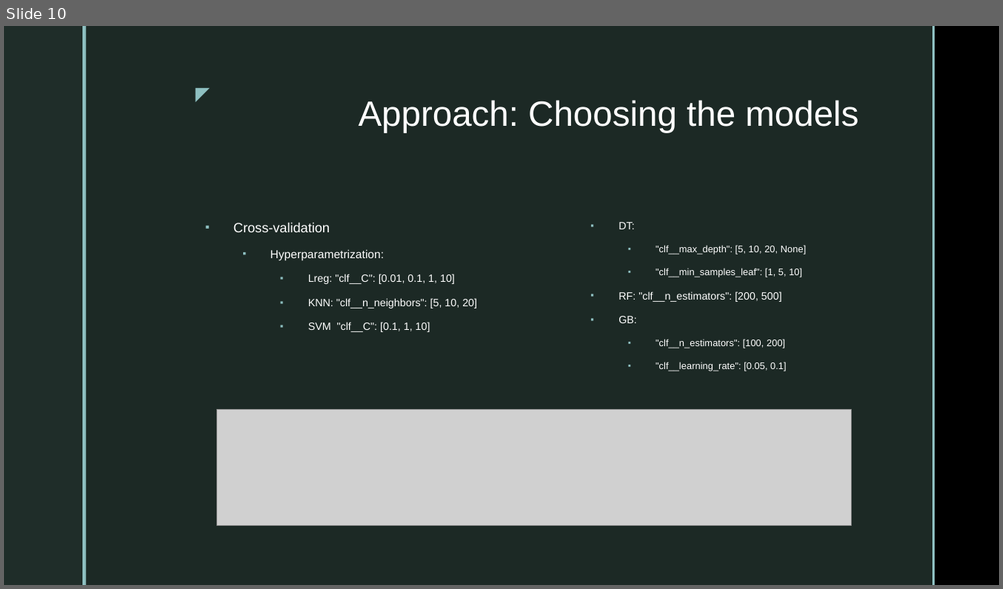
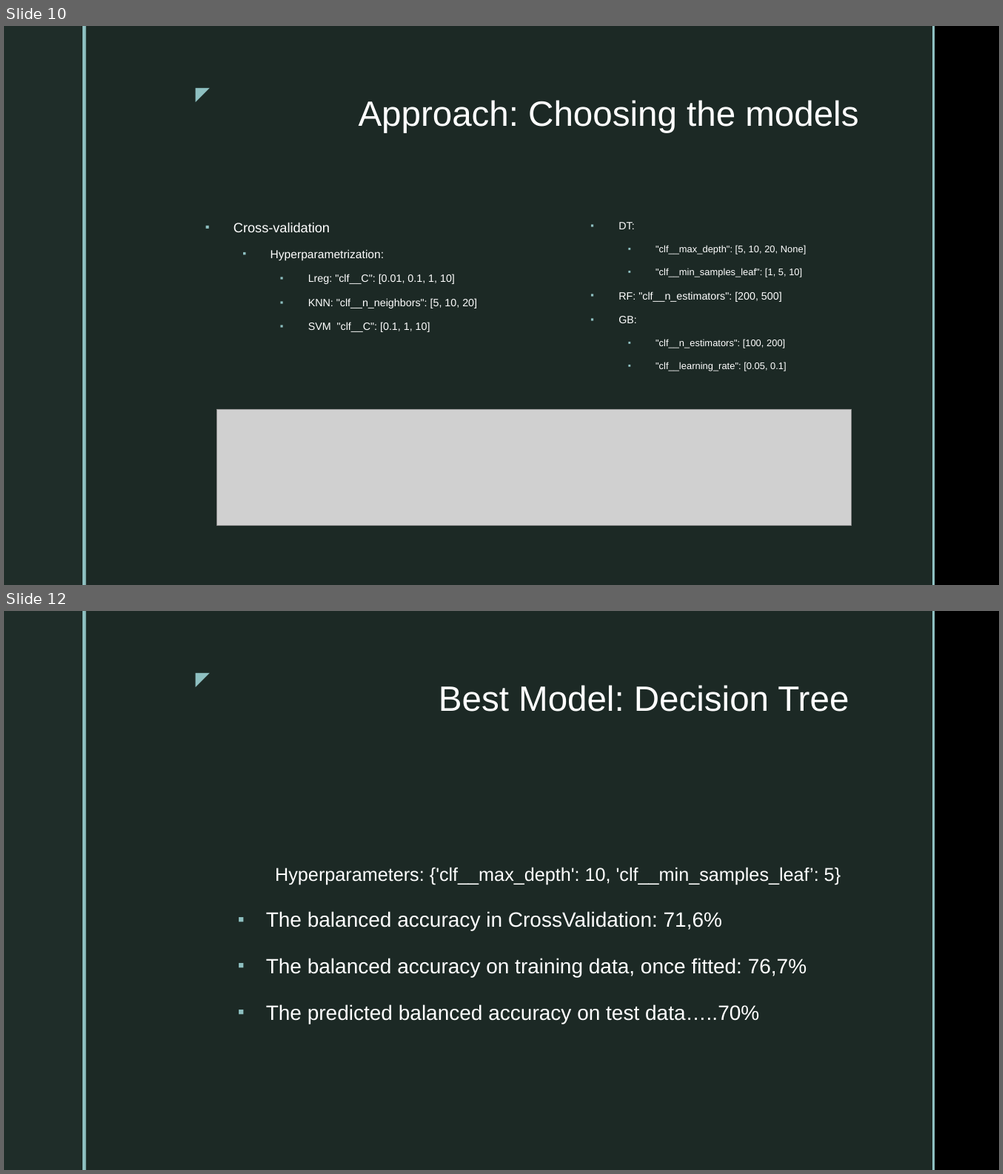
Before and after one commit to ionASE-coder/AI-Strategy-and-Digital-Transformation-Project, a slide deck: AI Strategy and Digital Transformation.pptx. Shown one above the other, each under a label of ours: slide 10 before the commit, slides 10 and 12 after it; the slides between them are not shown. The pictures are 1003x589 and 1003x1174 pixels, drawn with LibreOffice and Linux fonts; fonts in the diff are those of the drawing; grey boxes stand for pictures; background and template pictures are left out. Boxes give left, top, right and bottom in pixels: in the first picture for what was removed or moved away, otherwise in the second. Text is boxed around its words. In the diff, an @@ line names an element or a change of style, - is before the commit and + after.

```diff
--- a/AI Strategy and Digital Transformation.pptx
+++ b/AI Strategy and Digital Transformation.pptx
@@ slide 12 added at (4, 611, 999, 1170), background picture (left out); not listed: 5 template elements that a slide beside it also shows @@
@@ title added at (438, 685, 848, 712), 34 pt, text #FFFFFF @@
+Best Model: Decision Tree
@@ text added at (266, 867, 840, 1024), 20 pt, text #FFFFFF @@
+  Hyperparameters: {'clf__max_depth': 10, 'clf__min_samples_leaf’: 5}
+▪ The balanced accuracy in CrossValidation: 71,6%
+▪ The balanced accuracy on training data, once fitted: 76,7%
+▪ The predicted balanced accuracy on test data…..70%
```
Also in this commit, not shown: 1 slide changed, 3 other files.
